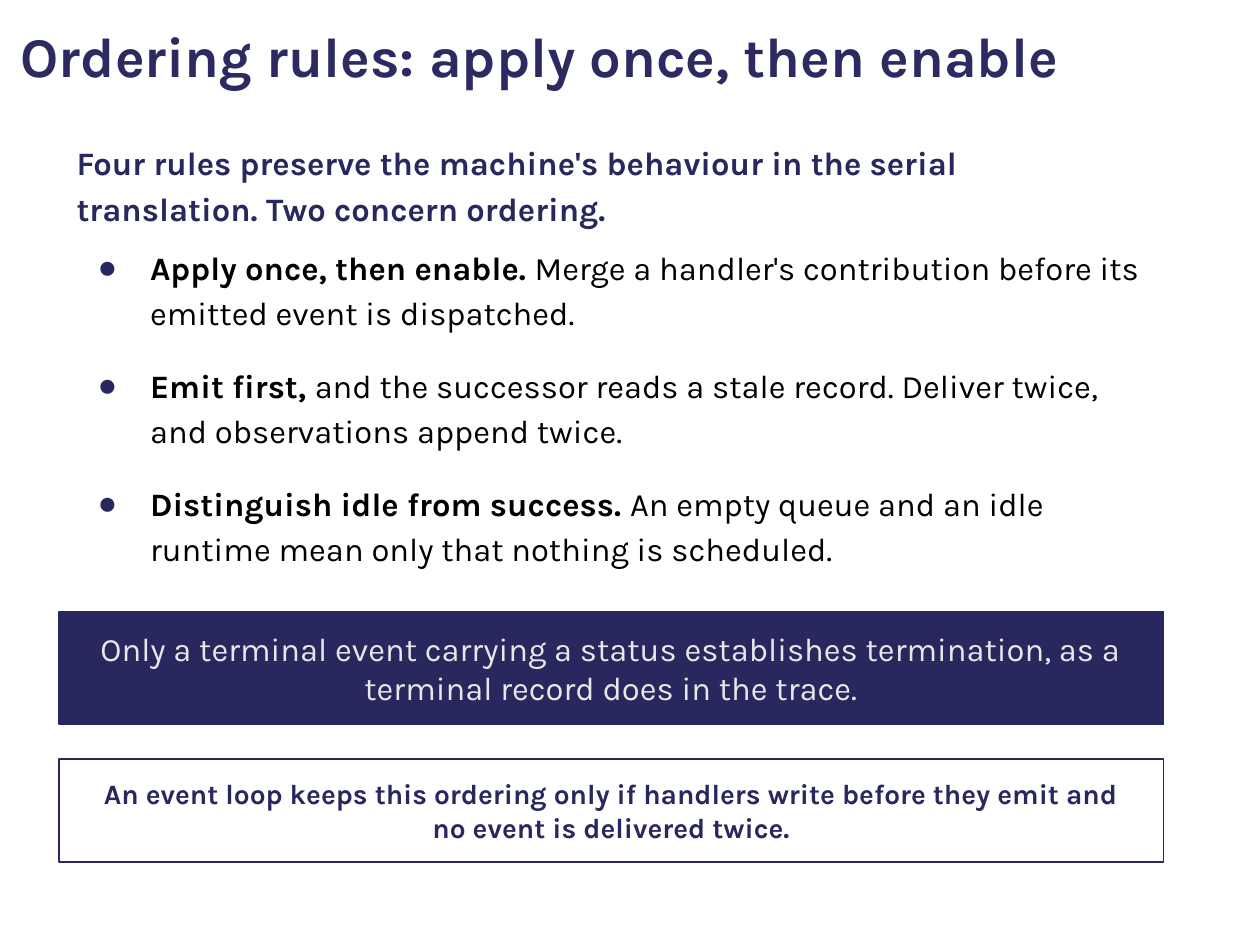
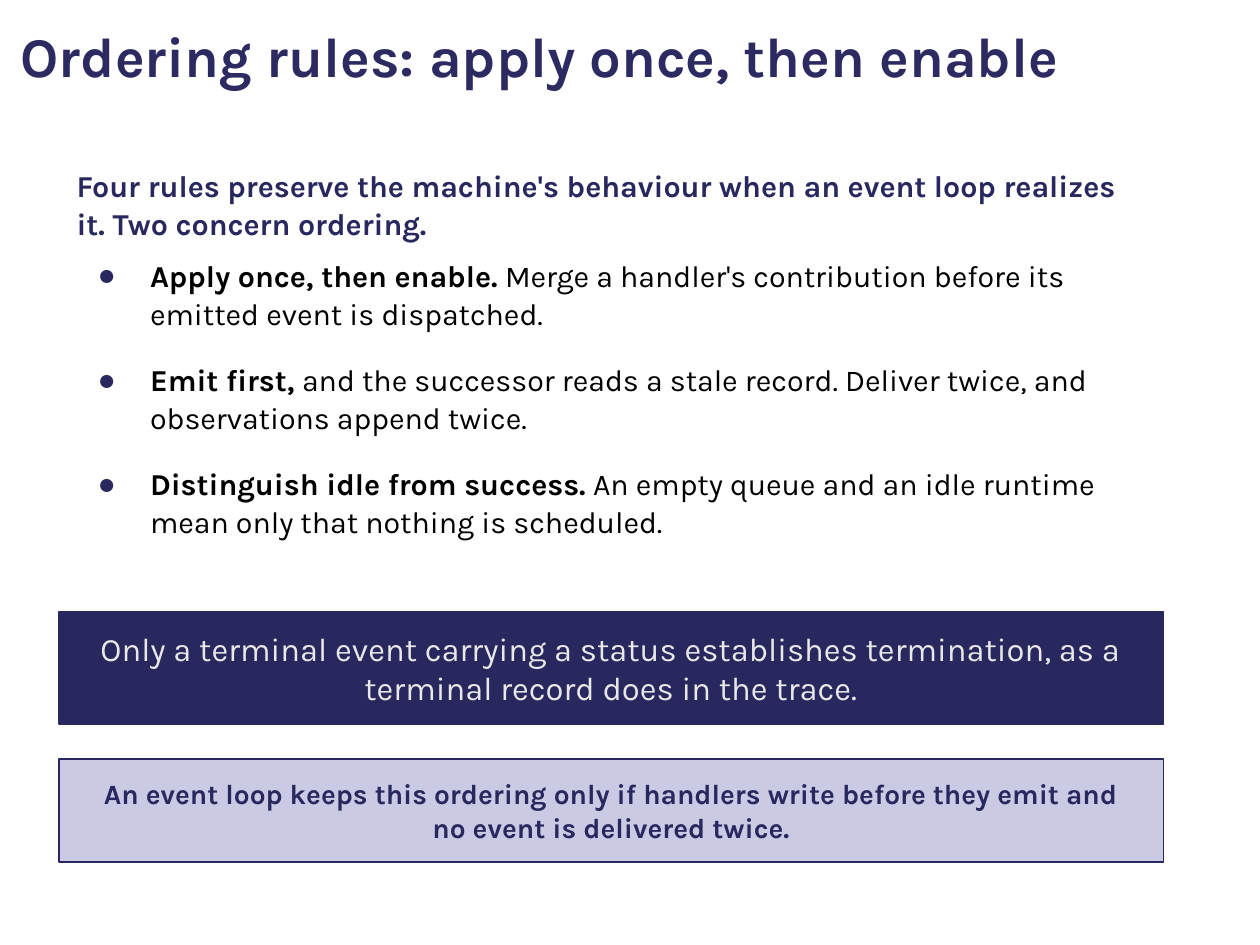
Before and after one commit to comse6998-019/lectures, a slide deck: slide 75 of lecture-3--2026-09-25/lecture3.pptx (slide 78 before the commit). Drawn at 1260x945 pixels with LibreOffice and Linux fonts; fonts in the diff are those of the drawing; background and template pictures are left out. Boxes give left, top, right and bottom in pixels: in the first picture for what was removed or moved away, otherwise in the second. Text is boxed around its words. In the diff, an @@ line names an element or a change of style, - is before the commit and + after.

```diff
--- a/lecture-3--2026-09-25/lecture3.pptx
+++ b/lecture-3--2026-09-25/lecture3.pptx
@@ text at [77, 175, 1116, 243]: text changed; size 14 to 12.9 pt @@
-Four rules preserve the machine's behaviour in the serial translation. Two concern ordering.
+Four rules preserve the machine's behaviour when an event loop realizes it. Two concern ordering.
@@ text at [150, 266, 1095, 541]: size 14 to 12.9 pt in "Apply once, then enable. Merge a handler's ...", "Emit first, and the successor reads a ...", "Distinguish idle from success. An empty queue ..."; line spacing 1.15 to 1.05 @@
@@ rectangle "An event loop keeps this ..." at [59, 759, 1164, 864]: fill none to #CACAE5 @@
```
Also in this commit, not shown: 54 other slides changed, 10 slides added, 7 slides removed, 13 other files.
